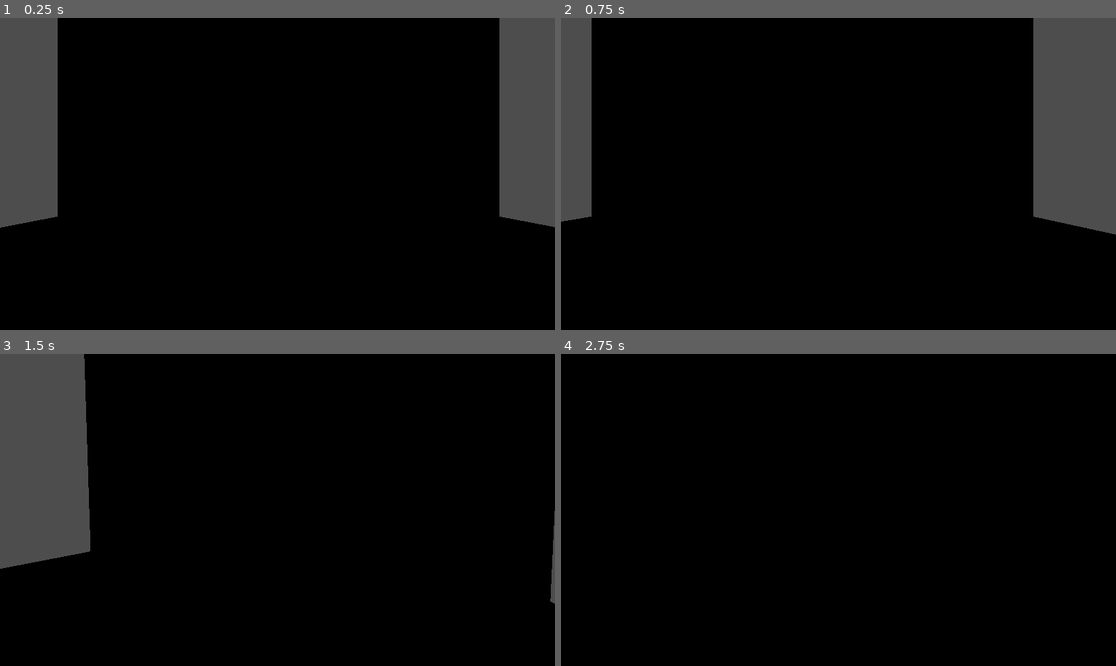
Above: before the commit, frames 1-4 (two rows, left to right).
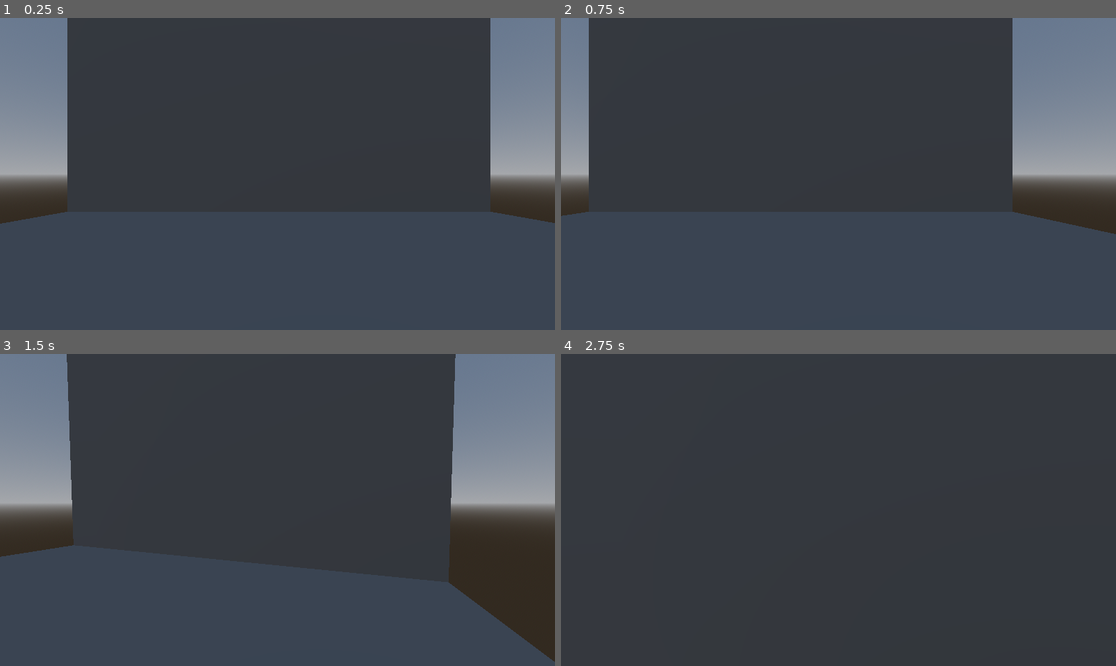
Above: after the commit, the same moments.

Repository: DylWadkins/Multiplayer-Project
Game: Godot game, scene res://Shared/Scenes/Main.tscn
Same seed, same stepped clock (60 frames per second), same inputs: the game is played once before the commit and once after it. Before the commit the project starts from res://Main.tscn.
Inputs (mouse positions are in pixels of both pictures, inside the frame that each line leads up to):
- Up to frame 1 (0.25 s): no input
- Up to frame 2 (0.75 s): tap Enter at 0.5 s; move the mouse to (960, 158) at 0.52 s; hold D (Right) from 0.53 s (still down); hold Shift (Sprint, bound only after the commit) from 0.53 s (still down); click (960, 158) at 0.67 s
- Up to frame 3 (1.5 s): tap Space (Jump) at 0.77, 0.8, 1.07, 1.35 s; move the mouse to (249, 510) at 1.27 s; release D (Right) at 1.28 s; release Shift (Sprint, bound only after the commit) at 1.28 s; hold W (Forward) from 1.28 s (still down)
- Up to frame 4 (2.75 s): keep holding W (Forward); tap Space (Jump) at 1.52, 1.82, 2.3 s; tap Shift (Sprint, bound only after the commit) at 1.55 s; move the mouse to (849, 503) at 2.02 s; hold Shift (Sprint, bound only after the commit) from 2.03 s (still down)

The runs differ from the first frame. In frame 1, 99% of the frame differs, in the area x 0-100%, y 0-100%; in frame 2, 99%; in frame 3, 97%; in frame 4, 100%.

Commit message:
Edited File Structure

Diff:
--- /dev/null
+++ b/Shared/Scenes/Main.tscn
@@ -0,0 +1,38 @@
+[gd_scene load_steps=5 format=3 uid="uid://chsfppi2amkpv"]
+
+[ext_resource type="PackedScene" uid="uid://5c34vbqup320" path="res://Shared/Scenes/Player.tscn" id="1_2tn6g"]
+
+[sub_resource type="ProceduralSkyMaterial" id="ProceduralSkyMaterial_a2hk3"]
+
+[sub_resource type="Sky" id="Sky_mom3y"]
+sky_material = SubResource("ProceduralSkyMaterial_a2hk3")
+
+[sub_resource type="Environment" id="Environment_7n5cp"]
+background_mode = 2
+sky = SubResource("Sky_mom3y")
+ambient_light_source = 3
+ambient_light_color = Color(1, 1, 1, 1)
+reflected_light_source = 2
+
+[node name="Level1" type="Node3D"]
+transform = Transform3D(1, 0, 0, 0, 1, 0, 0, 0, 1, 0.0146732, 4.76837e-07, -0.00843692)
+
+[node name="CSGBox3D" type="CSGBox3D" parent="."]
+transform = Transform3D(1, 0, 0, 0, 1, 0, 0, 0, 1, 0.0579352, -0.0540563, 0.0431051)
+use_collision = true
+size = Vector3(16.1652, 0.001, 15.9346)
+
+[node name="PlayerController" parent="." instance=ExtResource("1_2tn6g")]
+
+[node name="CSGBox3D2" type="CSGBox3D" parent="."]
+transform = Transform3D(1, 0, 0, 0, -4.37114e-08, -1, 0, 1, -4.37114e-08, 0.0579352, 7.82392, -7.85612)
+use_collision = true
+size = Vector3(16.1652, 0.001, 15.9346)
+
+[node name="CSGBox3D3" type="CSGBox3D" parent="."]
+transform = Transform3D(1, 0, 0, 0, -4.37114e-08, -1, 0, 1, -4.37114e-08, 0.0579352, 7.82392, 8.00779)
+use_collision = true
+size = Vector3(16.1652, 0.001, 15.9346)
+
+[node name="WorldEnvironment" type="WorldEnvironment" parent="."]
+environment = SubResource("Environment_7n5cp")
--- /dev/null
+++ b/Shared/Scenes/Player.tscn
@@ -0,0 +1,22 @@
+[gd_scene load_steps=3 format=3 uid="uid://5c34vbqup320"]
+
+[ext_resource type="Script" path="res://Shared/Scripts/character_body_3d.gd" id="1_5v42v"]
+
+[sub_resource type="CapsuleShape3D" id="CapsuleShape3D_7hxx6"]
+height = 1.76667
+
+[node name="PlayerController" type="CharacterBody3D"]
+transform = Transform3D(1, 0, 0, 0, 1, 0, 0, 0, 1, 0, 0.742585, -0.0968697)
+script = ExtResource("1_5v42v")
+
+[node name="Head" type="Node3D" parent="."]
+
+[node name="Camera3D" type="Camera3D" parent="Head"]
+transform = Transform3D(1, 0, 0, 0, 1, 0, 0, 0, 1, 0, 0.555647, 0)
+
+[node name="CSGCylinder3D" type="CSGCylinder3D" parent="."]
+transform = Transform3D(1, 0, 0, 0, 1, 0, 0, 0, 1, 0, 0.0933778, 0)
+height = 1.69571
+
+[node name="CollisionShape3D" type="CollisionShape3D" parent="."]
+shape = SubResource("CapsuleShape3D_7hxx6")
--- /dev/null
+++ b/Shared/Scripts/character_body_3d.gd
@@ -0,0 +1,46 @@
+extends CharacterBody3D
+
+@onready var head := $Head
+@onready var camera := $Head/Camera3D
+var SPEED = 5.0
+var RUN_SPEED = 7.0
+var JUMP_VELOCITY = 4.5
+enum States {Walk, Run, Jump, Fall}
+func _unhandled_input(event: InputEvent) -> void:
+	if event is InputEventMouseButton:
+		Input.set_mouse_mode(Input.MOUSE_MODE_CAPTURED)
+	elif event.is_action_pressed("ui_cancel"):
+		Input.set_mouse_mode(Input.MOUSE_MODE_VISIBLE)
+	if Input.get_mouse_mode() == Input.MOUSE_MODE_CAPTURED:
+		if event is InputEventMouseMotion:
+			head.rotate_y(-event.relative.x * 0.001)
+			camera.rotate_x(-event.relative.y * 0.001)
+			camera.rotation.x = clamp(camera.rotation.x, deg_to_rad(-60), deg_to_rad(60))
+
+func _physics_process(delta: float) -> void:
+	# Add the gravity.
+	if not is_on_floor():
+		velocity += get_gravity() * delta
+
+	# Handle jump.
+	if Input.is_action_just_pressed("Jump") and is_on_floor():
+		velocity.y = JUMP_VELOCITY
+
+	if Input.is_action_just_pressed("Exit"):
+		get_tree().quit();
+
+	if Input.is_action_pressed("Sprint"):
+		SPEED = 7.5
+	elif Input.is_action_just_released("Sprint"):
+		SPEED = 5.0
+
+	var input_dir := Input.get_vector("Left", "Right", "Forward", "Back")
+	var direction = (head.transform.basis * Vector3(input_dir.x, 0, input_dir.y)).normalized()
+	if direction:
+		velocity.x = direction.x * SPEED
+		velocity.z = direction.z * SPEED
+	else:
+		velocity.x = move_toward(velocity.x, 0, SPEED)
+		velocity.z = move_toward(velocity.z, 0, SPEED)
+
+	move_and_slide()
--- a/project.godot
+++ b/project.godot
@@ -11,7 +11,7 @@
 [application]
 
 config/name="New Game Project"
-run/main_scene="res://Main.tscn"
+run/main_scene="res://Shared/Scenes/Main.tscn"
 config/features=PackedStringArray("4.3", "Forward Plus")
 config/icon="res://icon.svg"
 
@@ -51,3 +51,8 @@
 "deadzone": 0.5,
 "events": []
 }
+Sprint={
+"deadzone": 0.5,
+"events": [Object(InputEventKey,"resource_local_to_scene":false,"resource_name":"","device":-1,"window_id":0,"alt_pressed":false,"shift_pressed":false,"ctrl_pressed":false,"meta_pressed":false,"pressed":false,"keycode":0,"physical_keycode":4194325,"key_label":0,"unicode":0,"location":0,"echo":false,"script":null)
+]
+}
